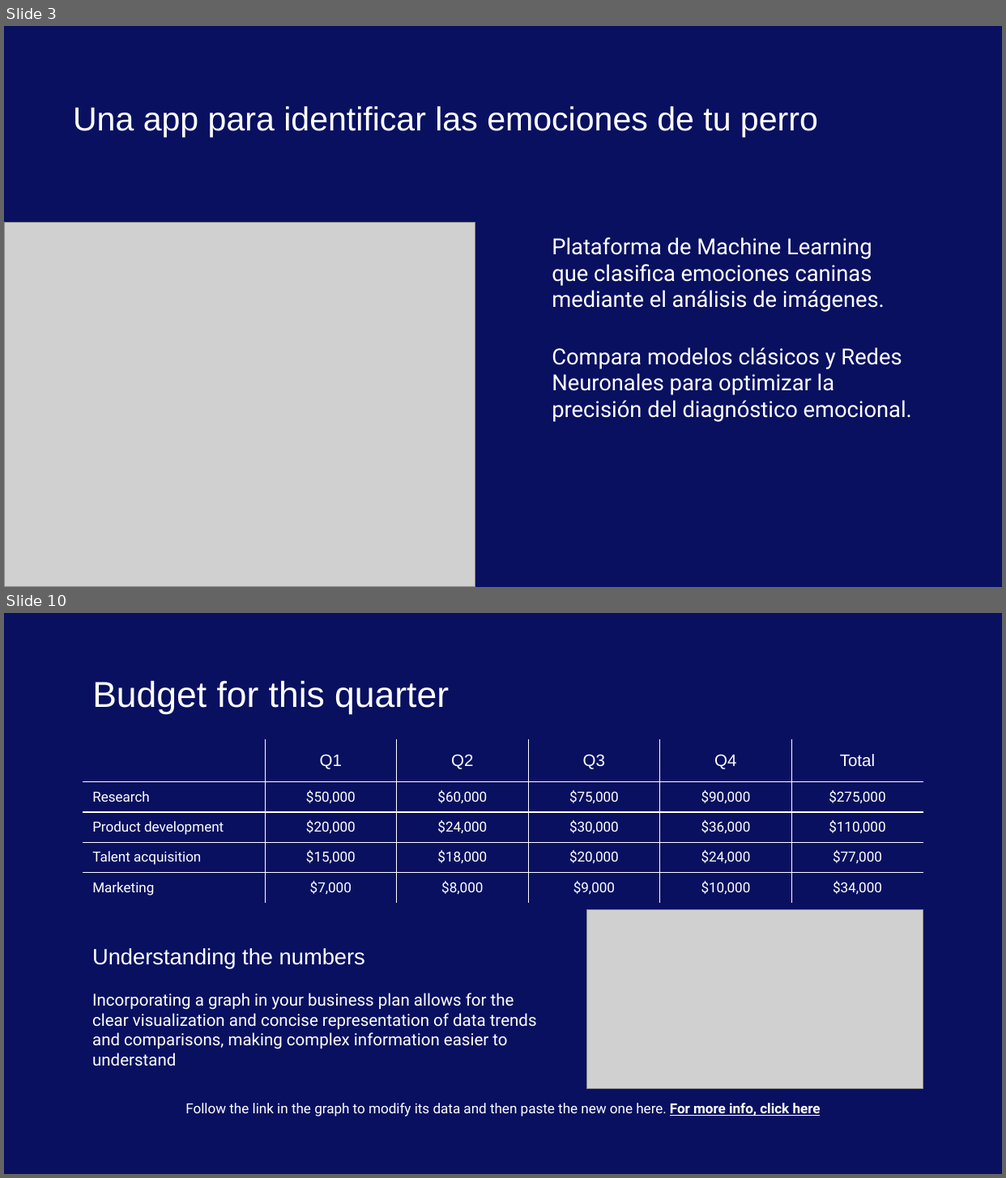
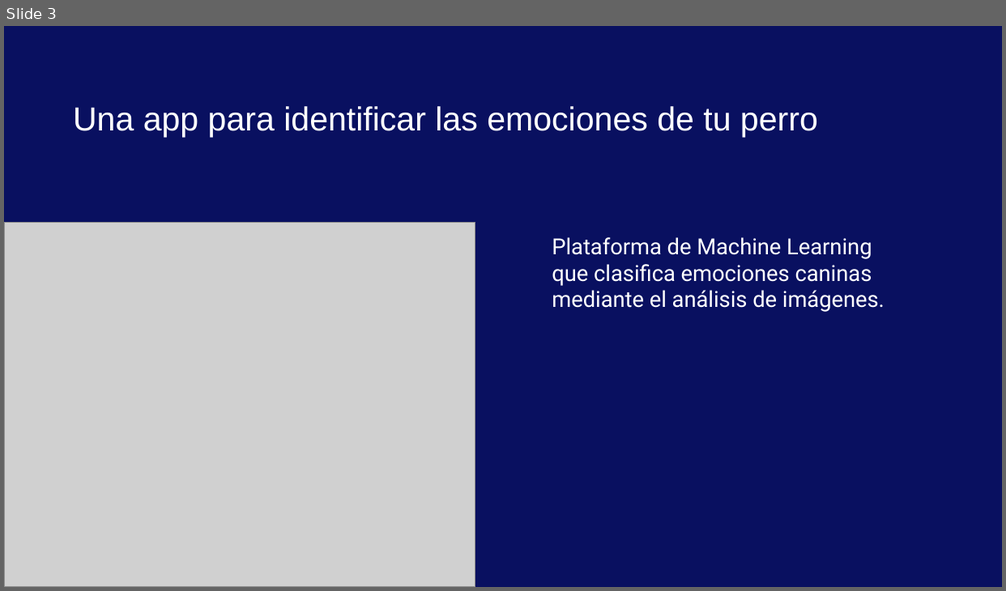
Before and after one commit to AGC79/proyecto_machine_learning_agc, a slide deck: docs/presentacion_app_ml.pptx. Shown one above the other, each under a label of ours: slides 3 and 10 before the commit, slide 3 after it; the slides between them are not shown. The pictures are 1006x1178 and 1006x591 pixels, drawn with LibreOffice and Linux fonts; fonts in the diff are those of the drawing; grey boxes stand for pictures; background and template pictures are left out. Boxes give left, top, right and bottom in pixels: in the first picture for what was removed or moved away, otherwise in the second. Text is boxed around its words. In the diff, an @@ line names an element or a change of style, - is before the commit and + after.

```diff
--- a/docs/presentacion_app_ml.pptx
+++ b/docs/presentacion_app_ml.pptx
@@ slide 10 removed at box(4, 613, 1002, 1174), background picture (left out) @@
@@ title removed at box(92, 680, 449, 714) @@
-Budget for this quarter
@@ table removed at box(83, 739, 924, 905), 5 rows, 6 columns @@
- | Q1 | Q2 | Q3 | Q4 | Total
-Research | $50,000 | $60,000 | $75,000 | $90,000 | $275,000
-Product development | $20,000 | $24,000 | $30,000 | $36,000 | $110,000
-Talent acquisition | $15,000 | $18,000 | $20,000 | $24,000 | $77,000
-Marketing | $7,000 | $8,000 | $9,000 | $10,000 | $34,000
@@ picture removed at box(586, 910, 923, 1089) @@
@@ text removed at box(92, 948, 365, 969) @@
-Understanding the numbers
@@ text removed at box(92, 993, 537, 1067) @@
-Incorporating a graph in your business plan allows for the clear visualization and concise representation of data trends and comparisons, making complex information easier to understand
@@ text removed at box(185, 1103, 820, 1117) @@
-Follow the link in the graph to modify its data and then paste the new one here. For more info, click here
@@ slide 3 changed as well @@
@@ subtitle at box(552, 348, 912, 422): paragraph removed @@
-Compara modelos clásicos y Redes Neuronales para optimizar la precisión del diagnóstico emocional.
```
Also in this commit, not shown: 2 other slides changed, 10 slides added, 12 other slides removed, 2 other files.
